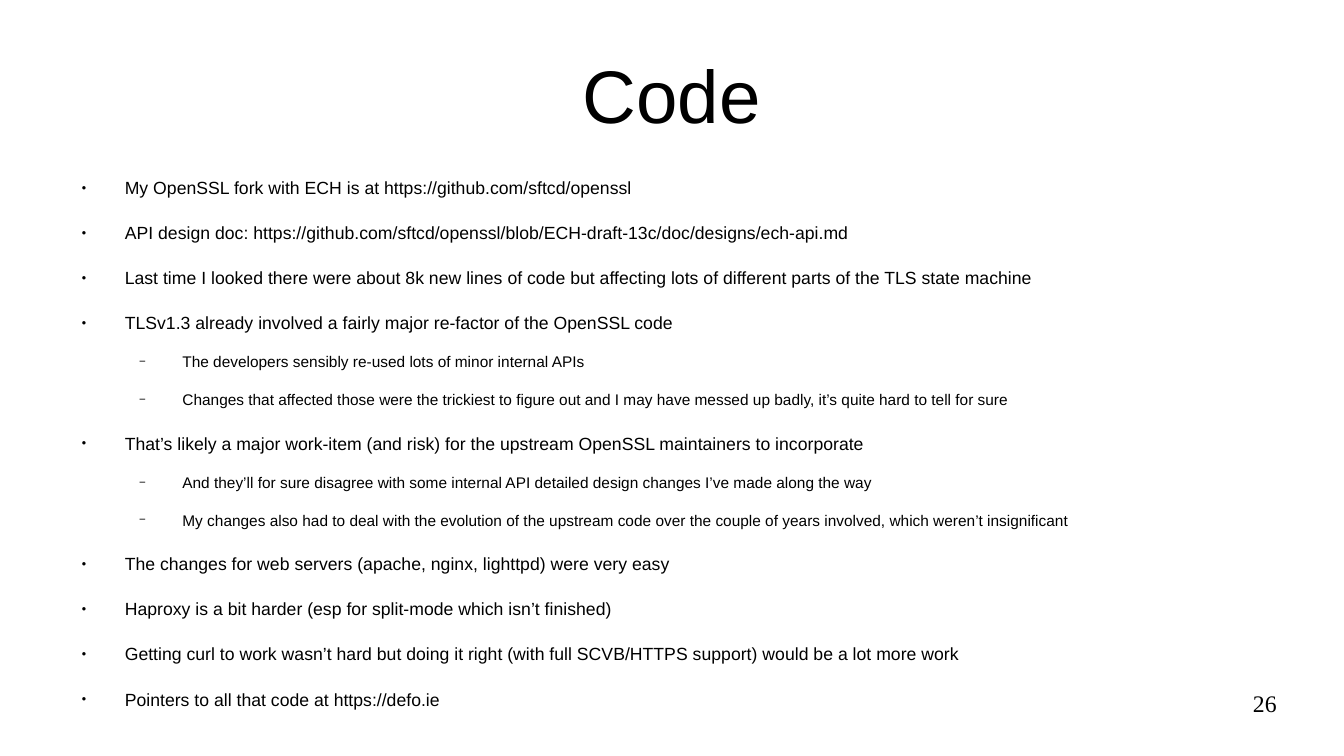
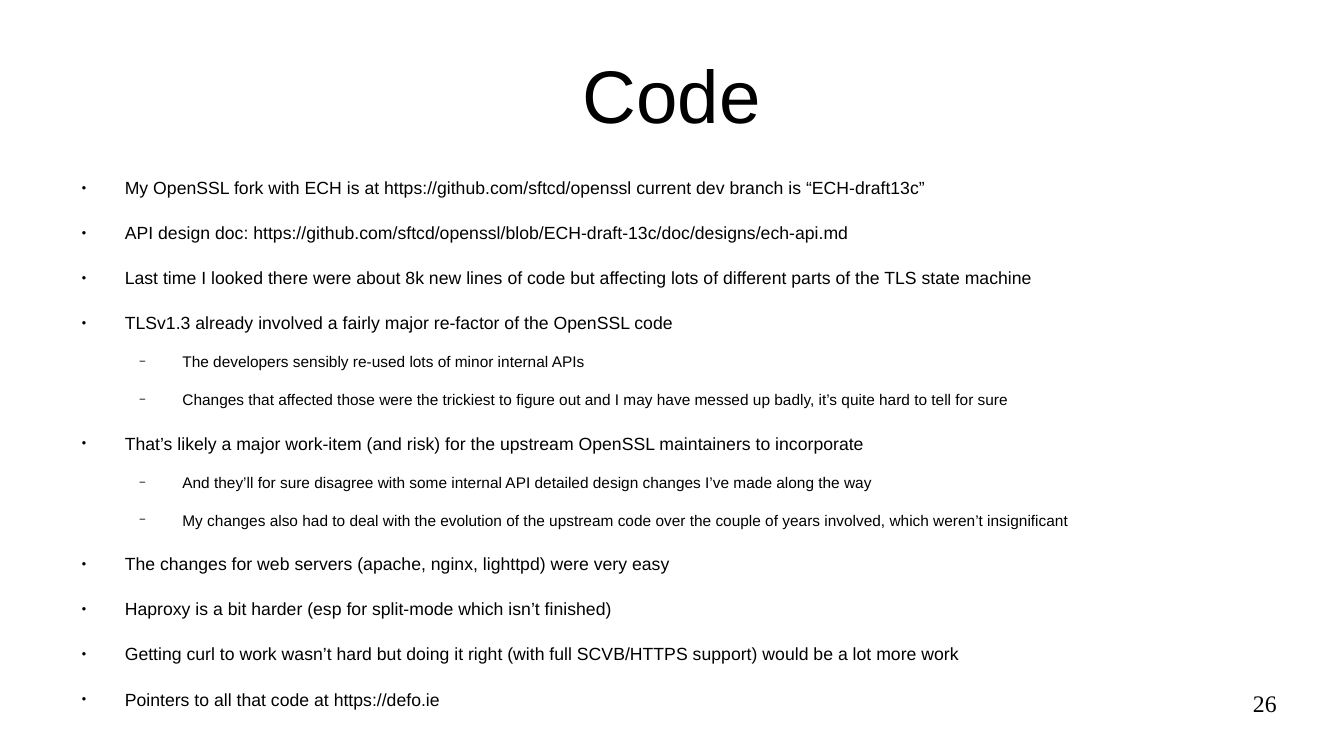
Before and after one commit to sftcd/cs7053, a slide deck: slide 26 of 2023lectures/13-ech.odp. Drawn at 1344x756 pixels with LibreOffice and Linux fonts; fonts in the diff are those of the drawing. Boxes give left, top, right and bottom in pixels: in the first picture for what was removed or moved away, otherwise in the second. Text is boxed around its words. In the diff, an @@ line names an element or a change of style, - is before the commit and + after.

```diff
--- a/2023lectures/13-ech.odp
+++ b/2023lectures/13-ech.odp
@@ text at [125, 181, 925, 198]: text changed @@
-● My OpenSSL fork with ECH is at https://github.com/sftcd/openssl
+● My OpenSSL fork with ECH is at https://github.com/sftcd/openssl current dev branch is “ECH-draft13c”
```
Also in this commit, not shown: 3 other slides changed, 2 other files.
